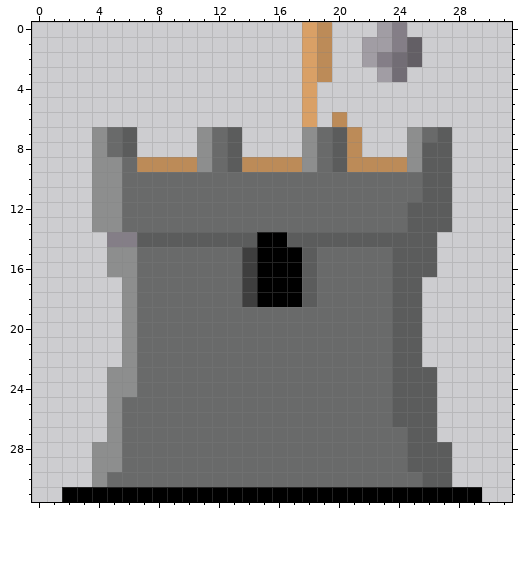
Pixel-art sprite -- Path Fighters/Assets/Sprites/Towers/catapult/catapult3.png. The first picture shows the starting point.
The file is 32x32 pixels. Colours within 5 levels of each other are drawn and written as one.
After:
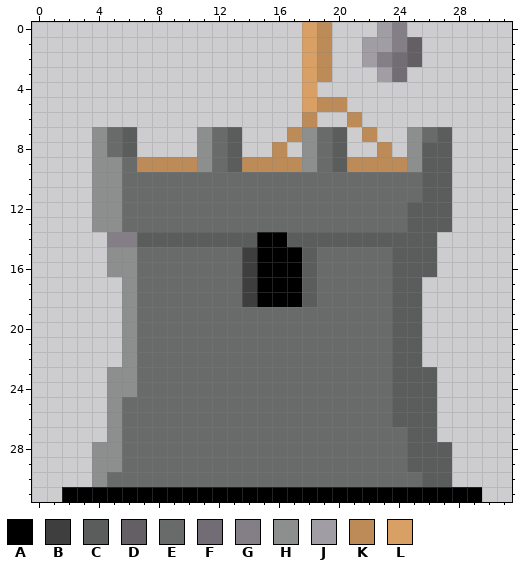
Palette (. is transparent): A #000000  B #3e3e3e  C #5b5c5c  D #635f65  E #696a6a  F #726d75  G #847e87  H #8d8e8e  J #a19da4  K #bc8b58  L #d9a066
The exact change:
{"y":5,"x":19,"old":"..","new":"KK"}
{"y":6,"x":18,"old":"L","new":"K"}
{"y":6,"x":20,"old":"K.","new":".K"}
{"y":7,"x":17,"old":".","new":"K"}
{"y":7,"x":21,"old":"K.","new":".K"}
{"y":8,"x":16,"old":".","new":"K"}
{"y":8,"x":21,"old":"K","new":"."}
{"y":8,"x":23,"old":".","new":"K"}
{"label":"changed","picture_box":[272,97,392,157]}
